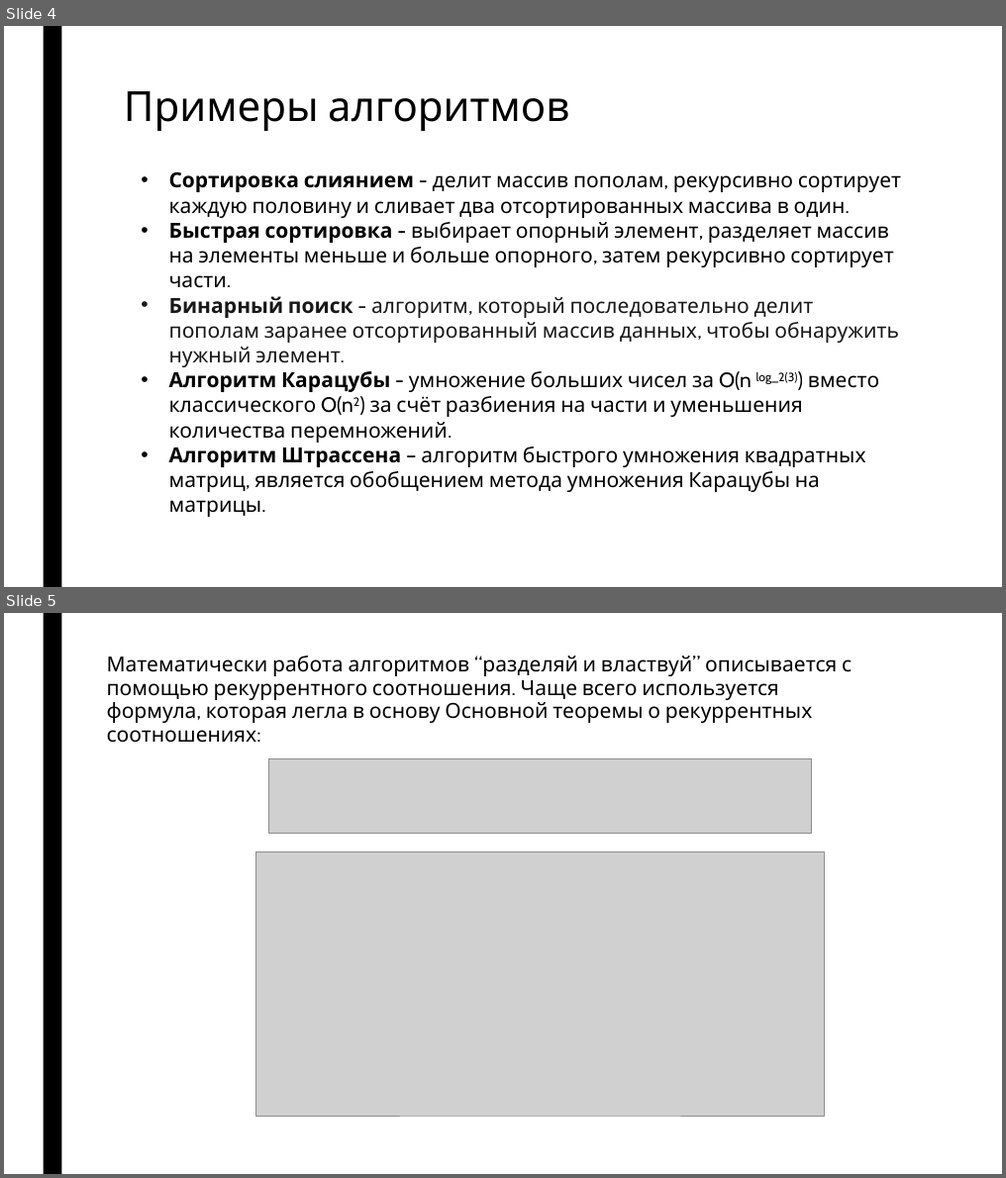
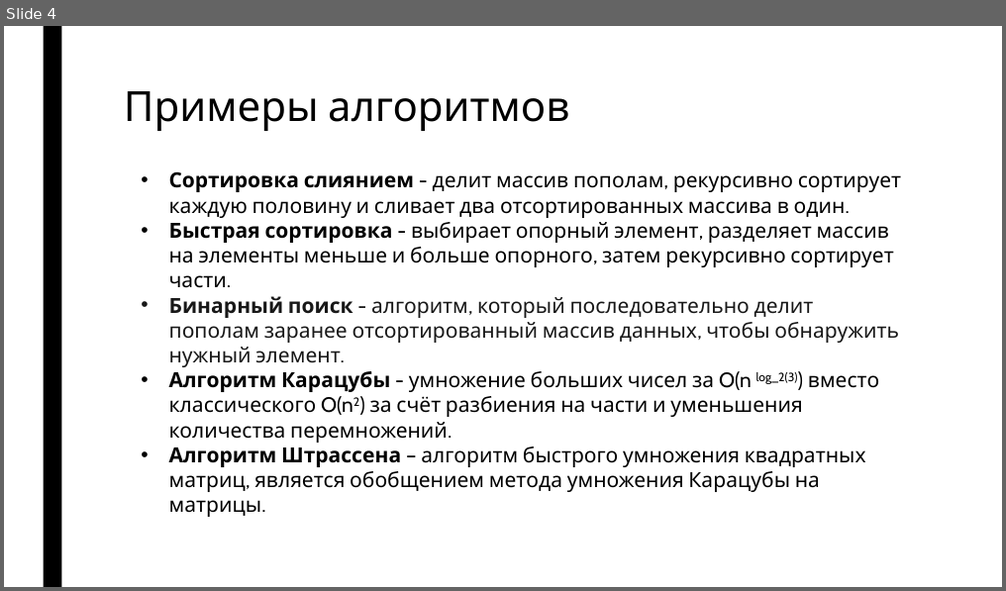
Before and after one commit to ArsenyBurov/4-term, a slide deck: Data-structures-and-algorithms/Presentations/source/divide-and-conquer.pptx. Shown one above the other, each under a label of ours: slides 4 and 5 before the commit, slide 4 after it. The pictures are 1006x1178 and 1006x591 pixels, drawn with LibreOffice and Linux fonts; fonts in the diff are those of the drawing; grey boxes stand for pictures. Boxes give left, top, right and bottom in pixels: in the first picture for what was removed or moved away, otherwise in the second. Text is boxed around its words. In the diff, an @@ line names an element or a change of style, - is before the commit and + after.

```diff
--- a/Data-structures-and-algorithms/Presentations/source/divide-and-conquer.pptx
+++ b/Data-structures-and-algorithms/Presentations/source/divide-and-conquer.pptx
@@ slide 5 removed at box(4, 613, 1002, 1174), background #FFFFFF; not listed: 1 template element that a slide beside it also shows @@
@@ text removed at box(107, 656, 851, 743) @@
-Математически работа алгоритмов “разделяй и властвуй” описывается с помощью рекуррентного соотношения. Чаще всего используется формула, которая легла в основу Основной теоремы о рекуррентных соотношениях:
@@ picture removed at box(269, 759, 812, 833) @@
@@ picture removed at box(256, 852, 825, 1116) @@
```
Also in this commit, not shown: 1 slide changed, 1 other file.
